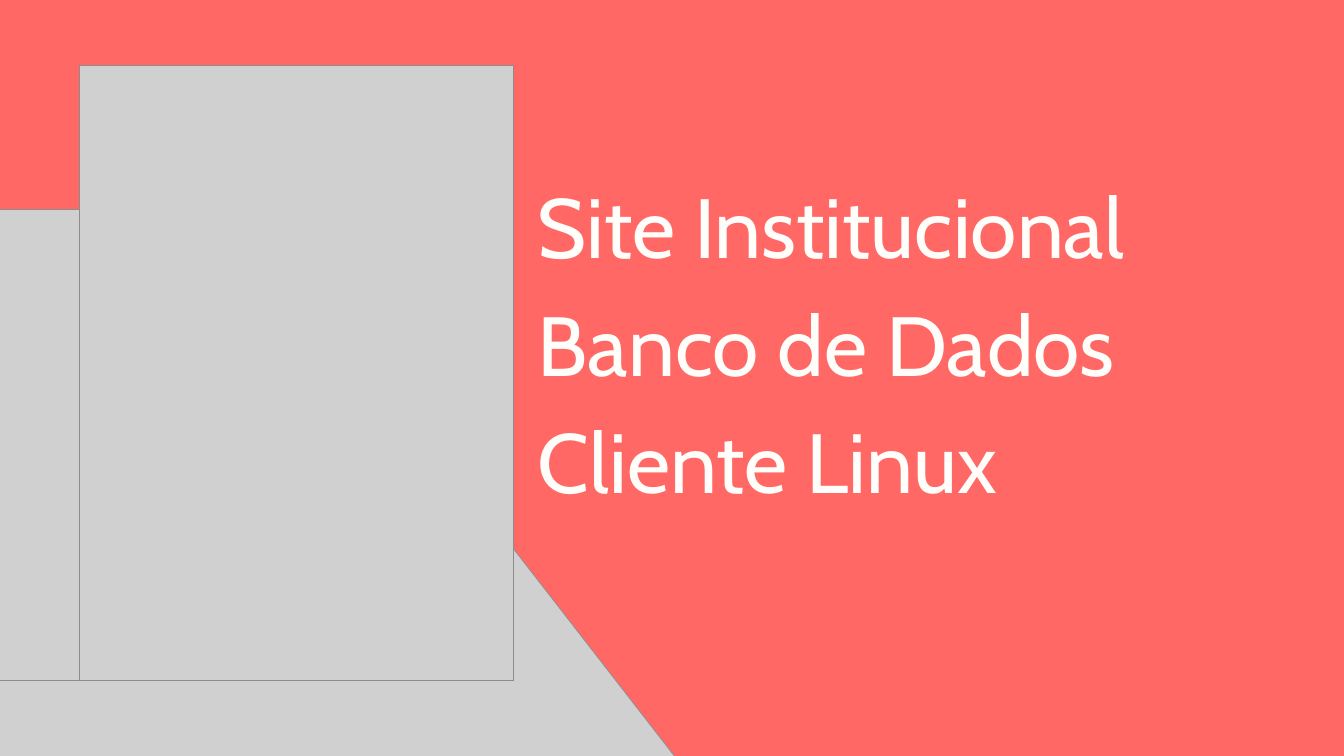
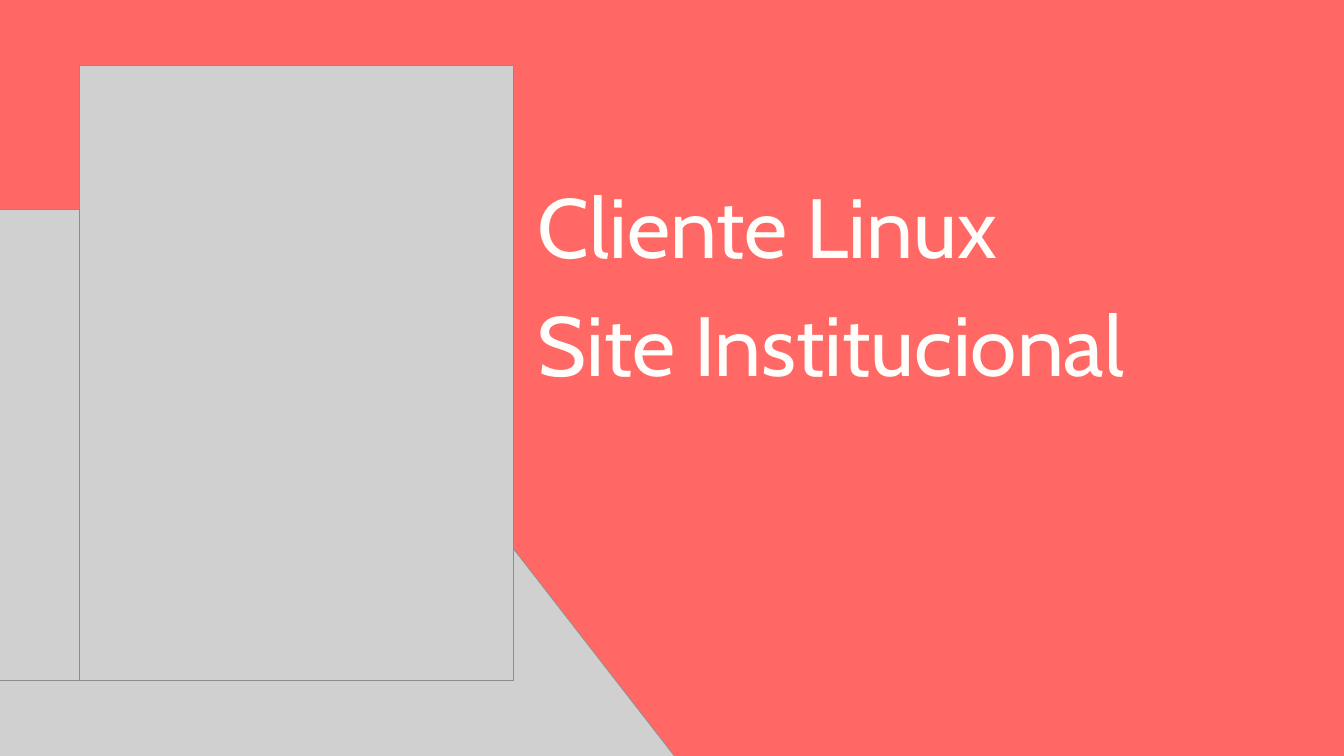
Before and after one commit to christian-raphael/Pyxis, a slide deck: slide 13 of Documentação/Pyxis.pptx (slide 12 before the commit). Drawn at 1344x756 pixels with LibreOffice and Linux fonts; fonts in the diff are those of the drawing; grey boxes stand for pictures. Boxes give left, top, right and bottom in pixels: in the first picture for what was removed or moved away, otherwise in the second. Text is boxed around its words. In the diff, an @@ line names an element or a change of style, - is before the commit and + after.

```diff
--- a/Documentação/Pyxis.pptx
+++ b/Documentação/Pyxis.pptx
@@ text at [538, 195, 997, 259]: paragraph added @@
+Cliente Linux
@@ text at [538, 313, 1114, 494]: paragraphs removed @@
-Banco de Dados
-Cliente Linux
```
Also in this commit, not shown: 2 slides added, 1 slide removed.
